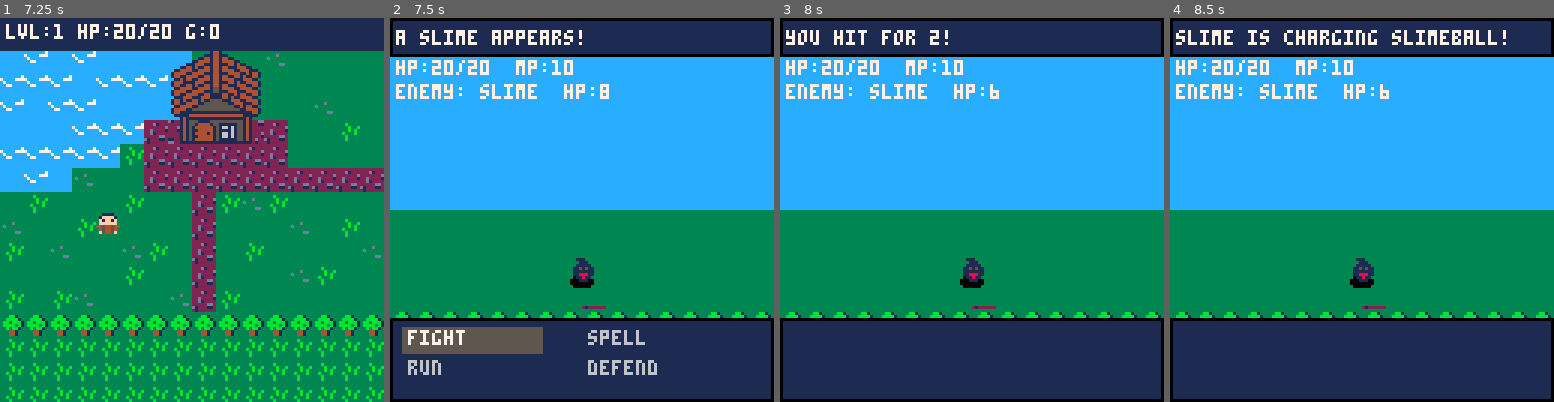
Above: before the commit, frames 1-4 (left to right).
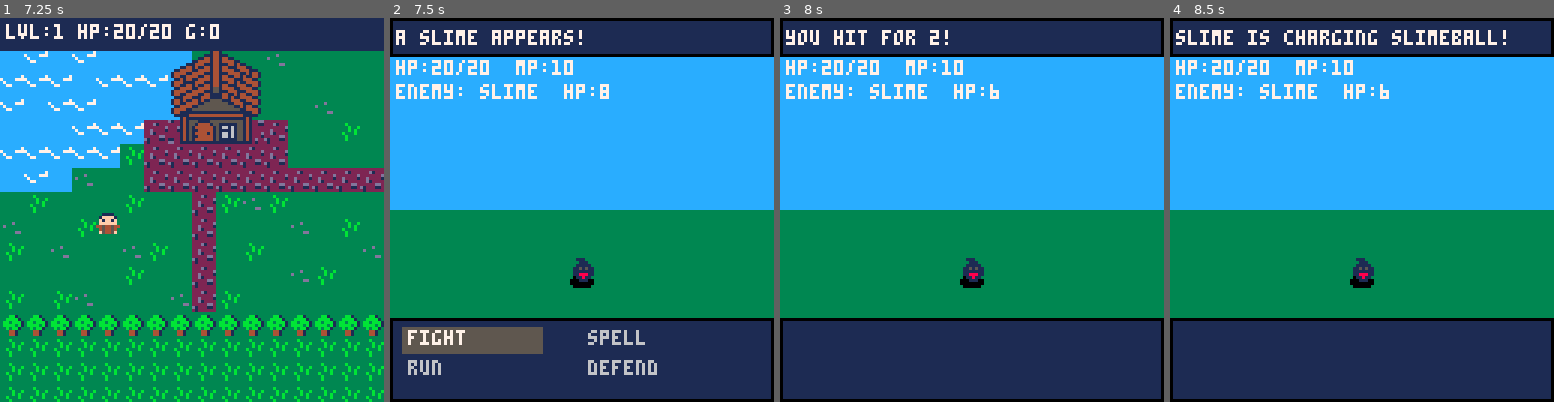
Above: after the commit, the same moments.

Repository: matthurtado/PicoRPG
Game: PICO-8 cartridge assets/base.p8
Same seed, same stepped clock (60 frames per second), same inputs: the game is played once before the commit and once after it.
Inputs:
- Up to frame 1 (7.25 s): tap O (Z key) at 0.33, 0.7, 1.43, 2.22, 3.1, 3.98, 4.87, 5.75, 6.63 s; tap X (X key) at 1.07, 2.07, 2.4, 2.73, 3.07, 3.4, 3.73, 4.07, 4.4, 4.73, 5.07, 5.4, 5.73, 6.07, 6.4, 6.73, 7.07 s; hold Left 1.97-2.37 s; hold Down 2.42-2.82 s; hold Right 2.87-3.53 s; hold Up 3.58-4.08 s; hold Right 4.13-4.53 s; hold Down 4.58-5.08 s; hold Left 5.13-5.8 s; hold Up 5.85-6.18 s; hold Left 6.23-6.63 s; hold Down 6.68-7.08 s; hold Right from 7.13 s (still down)
- Up to frame 2 (7.5 s): keep holding Right; tap X (X key) at 7.4 s
- Up to frame 3 (8 s): tap O (Z key) at 7.52 s; tap X (X key) at 7.73 s; release Right at 7.8 s; hold Up from 7.85 s (still down)
- Up to frame 4 (8.5 s): tap X (X key) at 8.07, 8.4 s; release Up at 8.35 s; tap O (Z key) at 8.4 s; hold Right from 8.4 s (still down)

Frame 1 is identical in both runs. In frame 2, 0.8% of the frame differs, in the area x 1-100%, y 75-79%; in frame 3, 0.8%; in frame 4, 0.8%.

Commit message:
fixing battle ground extra sprite issue

Diff:
--- a/src/systems/battle.lua
+++ b/src/systems/battle.lua
@@ -270,7 +270,7 @@
 
   -- background
   rectfill(0,0,127,63,12)    -- sky
-  rectfill(0,64,127,95,3)    -- ground
+  rectfill(0,64,127,99,3)    -- ground
 
   -- enemy (grounded on a baseline)
   if e then
